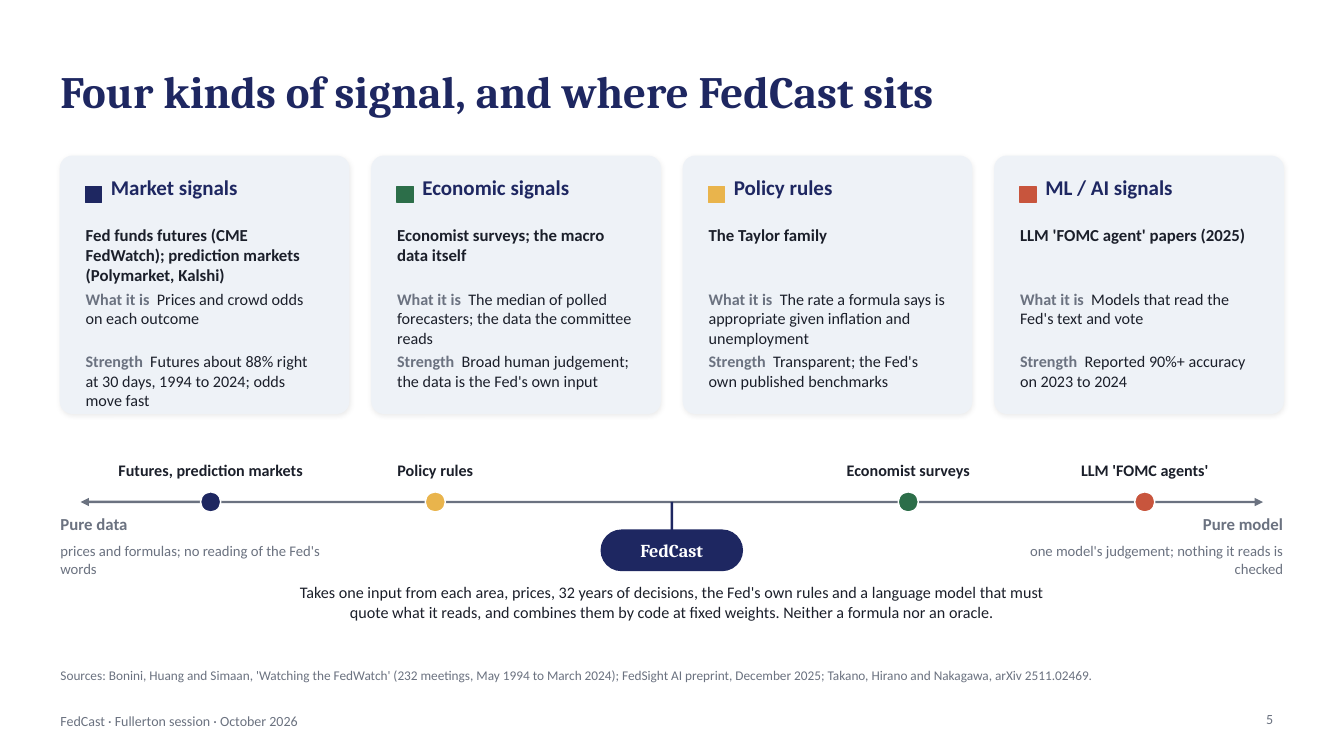
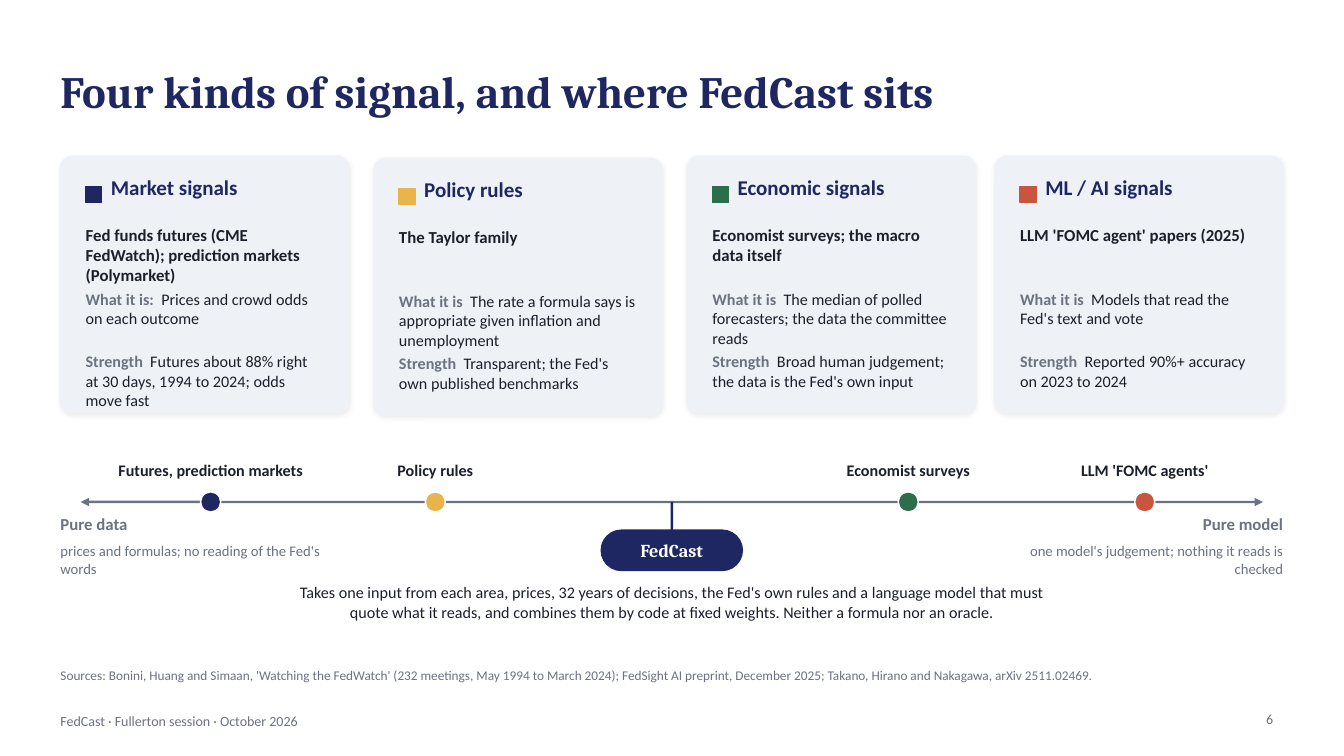
Before and after one commit to kmt112/fed-forecast, a slide deck: slide 6 of docs/FedCast_Fullerton.pptx (slide 5 before the commit). Drawn at 1344x756 pixels with LibreOffice and Linux fonts; fonts in the diff are those of the drawing. Boxes give left, top, right and bottom in pixels: in the first picture for what was removed or moved away, otherwise in the second. Text is boxed around its words. In the diff, an @@ line names an element or a change of style, - is before the commit and + after.

```diff
--- a/docs/FedCast_Fullerton.pptx
+++ b/docs/FedCast_Fullerton.pptx
@@ 4 texts, 1 rounded rectangle, 1 rectangle: place and size @@
-4 texts, 1 rounded rectangle, 1 rectangle at <box>684,156,972,413</box>
+4 texts, 1 rounded rectangle, 1 rectangle at <box>374,158,662,415</box>
@@ 4 texts, 1 rounded rectangle, 1 rectangle: place and size @@
-4 texts, 1 rounded rectangle, 1 rectangle at <box>372,156,660,413</box>
+4 texts, 1 rounded rectangle, 1 rectangle at <box>688,156,976,413</box>
@@ text at <box>86,229,299,284</box>: text changed @@
-Fed funds futures (CME FedWatch); prediction markets (Polymarket, Kalshi)
+Fed funds futures (CME FedWatch); prediction markets (Polymarket)
@@ text at <box>86,293,308,324</box>: text changed @@
-What it is Prices and crowd odds on each outcome
+What it is: Prices and crowd odds on each outcome
@@ page number at <box>1266,714,1273,724</box>: text changed @@
-5
+6
```
Also in this commit, not shown: 8 other slides changed, 1 slide added, 2 other files.
